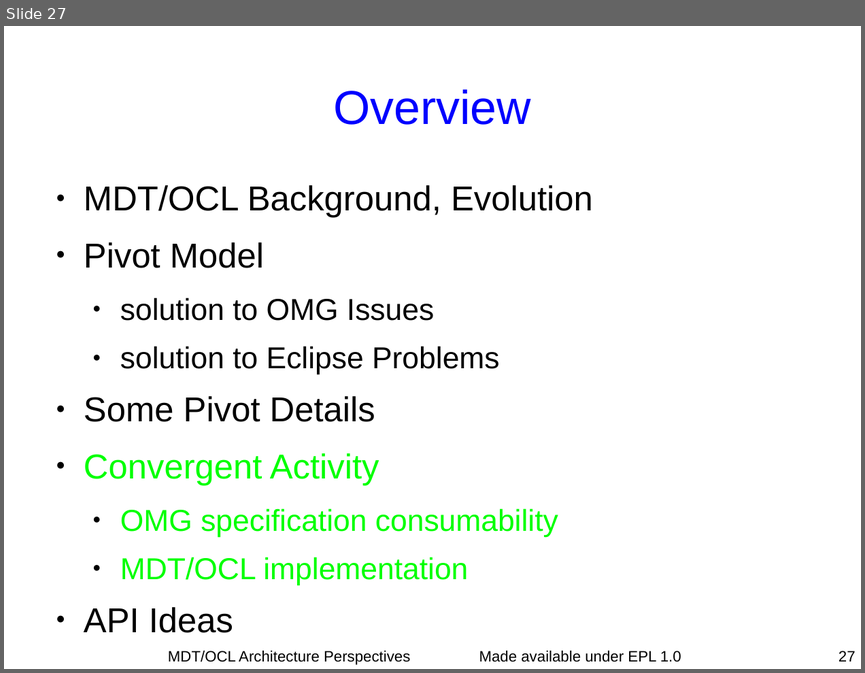
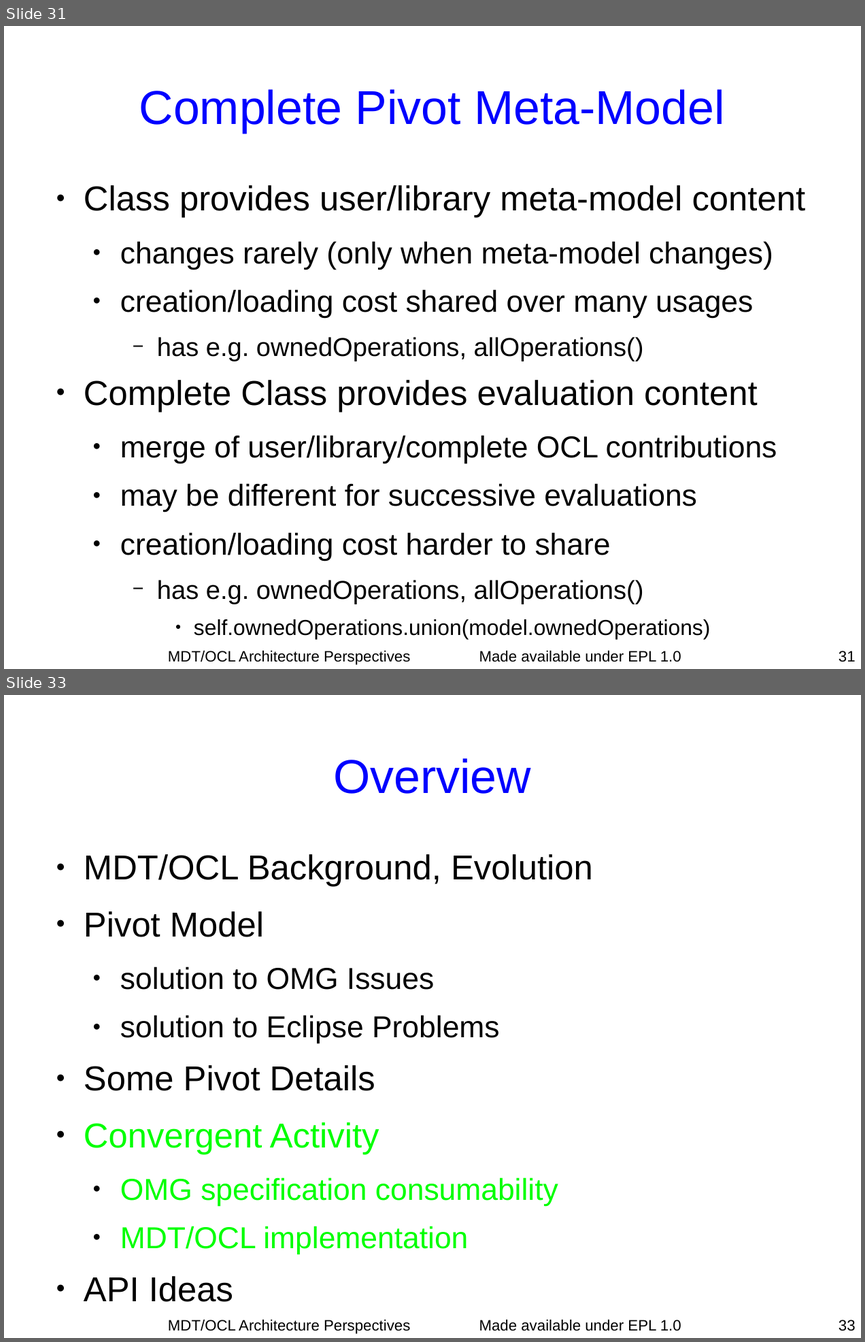
Before and after one commit to eclipse-ocl/ocl-website, a slide deck: ocl/docs/publications/Dresden2010Visit/DresdenVisit.odp. Shown one above the other, each under a label of ours: slide 27 before the commit, slides 31 and 33 after it; the slides between them are not shown. The pictures are 865x673 and 865x1342 pixels, drawn with LibreOffice and Linux fonts; fonts in the diff are those of the drawing. Boxes give left, top, right and bottom in pixels: in the first picture for what was removed or moved away, otherwise in the second. Text is boxed around its words. In the diff, an @@ line names an element or a change of style, - is before the commit and + after.

```diff
--- a/ocl/docs/publications/Dresden2010Visit/DresdenVisit.odp
+++ b/ocl/docs/publications/Dresden2010Visit/DresdenVisit.odp
@@ slide 31 added at [4, 26, 861, 669], background #FFFFFF; not listed: 1 template element that a slide beside it also shows @@
@@ title added at [139, 89, 725, 133], 44 pt, text #0000FF @@
+Complete Pivot Meta-Model
@@ text added at [84, 185, 806, 638], 28 pt, text #000000 @@
+● Class provides user/library meta-model content
+  ● changes rarely (only when meta-model changes)
+  ● creation/loading cost shared over many usages
+    − has e.g. ownedOperations, allOperations()
+● Complete Class provides evaluation content
+  ● merge of user/library/complete OCL contributions
+  ● may be different for successive evaluations
+  ● creation/loading cost harder to share
+    − has e.g. ownedOperations, allOperations()
+      ● self.ownedOperations.union(model.ownedOperations)
@@ text added at [168, 650, 410, 665], 14 pt, text #000000 @@
+MDT/OCL Architecture Perspectives
@@ page number added at [838, 650, 855, 662], 14 pt, text #000000 @@
+31
@@ what was slide 27 is now slide 33 @@
@@ page number at [838, 1319, 855, 1331]: text changed @@
-27
+33
```
Also in this commit, not shown: 12 slides changed, 8 other slides added, 2 slides removed.
